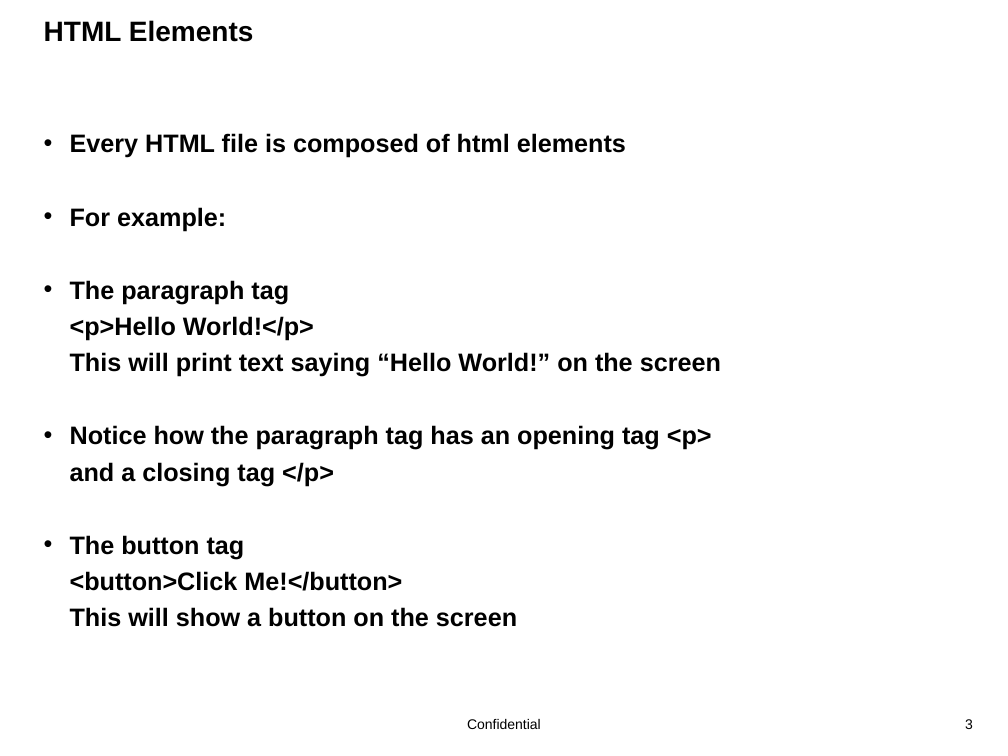
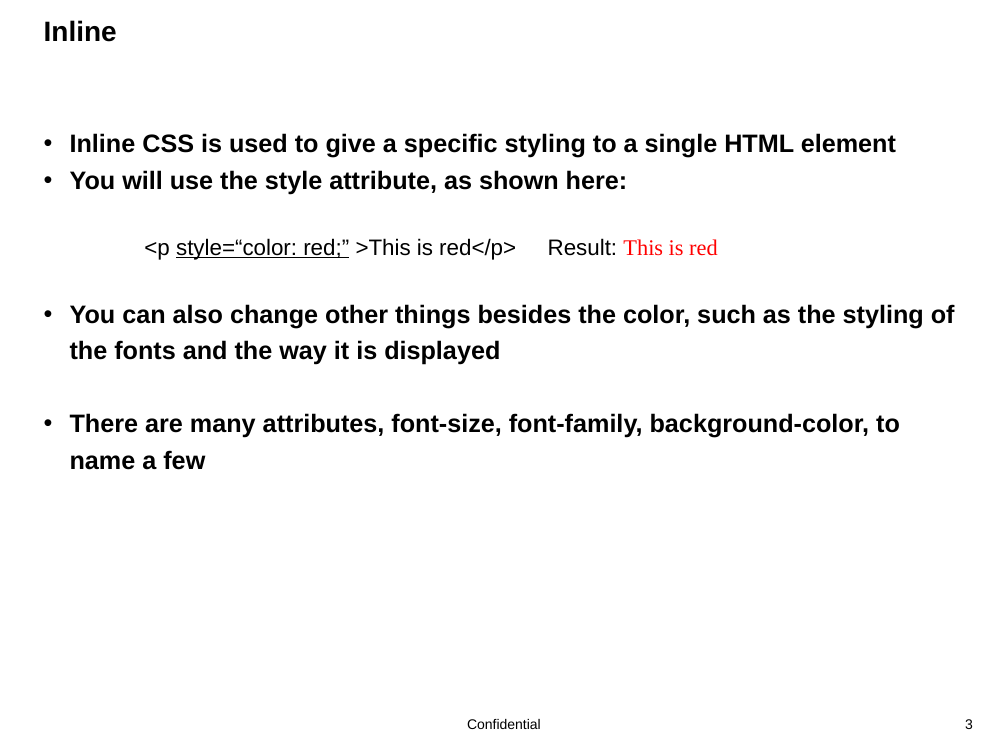
Before and after one commit to zbolmb/C1CodersCurriculum, a slide deck: slide 3 of lessons/lesson2/lesson2.pptx. Drawn at 1008x756 pixels with LibreOffice and Linux fonts; fonts in the diff are those of the drawing; background and template pictures are left out. Boxes give left, top, right and bottom in pixels: in the first picture for what was removed or moved away, otherwise in the second. Text is boxed around its words. In the diff, an @@ line names an element or a change of style, - is before the commit and + after.

```diff
--- a/lessons/lesson2/lesson2.pptx
+++ b/lessons/lesson2/lesson2.pptx
@@ title at [44, 20, 117, 42]: text changed @@
-HTML Elements
+Inline
@@ text at [70, 133, 955, 470]: text changed @@
-• Every HTML file is composed of html elements
-• For example:
-• The paragraph tag
-  <p>Hello World!</p>
-  This will print text saying “Hello World!” on the screen
-• Notice how the paragraph tag has an opening tag <p>
-  and a closing tag </p>
-• The button tag
-  <button>Click Me!</button>
-  This will show a button on the screen
+• Inline CSS is used to give a specific styling to a single HTML element
+• You will use the style attribute, as shown here:
+  <p style=“color: red;” >This is red</p> Result: This is red
+• You can also change other things besides the color, such as the styling of the fonts and the way it is displayed
+• There are many attributes, font-size, font-family, background-color, to name a few
```
Also in this commit, not shown: 1 other slide changed, 3 slides added, 4 slides removed, 1 other file.
